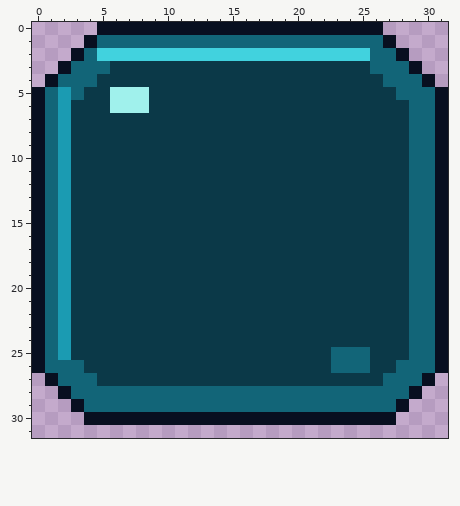
Edited in one commit: pixel-art file (tools/assets/m8/cleaned/ui-button.aseprite). Above is the file before it was changed.
32x32 pixels, 1 frame.
The same view after the edit:
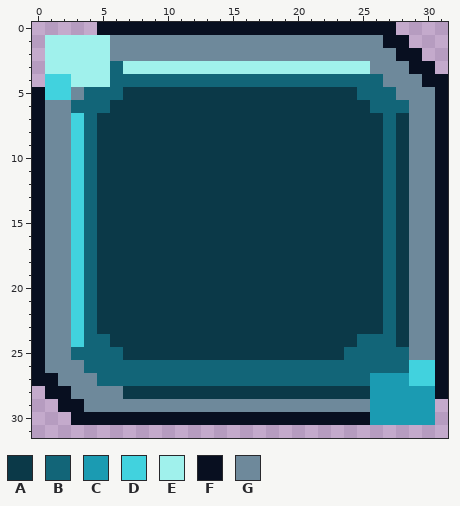
Palette (. is transparent): A #0b3948  B #126578  C #1b9bb2  D #41d2de  E #a0f1ec  F #080f20  G #6e899b
Difference:
Changed rows in their new state; - is an unchanged pixel.
first column x 0:
 0 ---------------------------F----
 1 -EEEEEGGGGGGGGGGGGGGGGGGGGG-F---
 2 -EEEEEGGGGGGGGGGGGGGGGGGGGGG-F--
 3 -EEEEEBEEEEEEEEEEEEEEEEEEEGGG-F-
 4 -DDEEEBBBBBBBBBBBBBBBBBBBBBGGG-F
 5 -DDGBBBAA----------------BBBGGG-
 6 -GGBBBAAA-----------------BBBGG-
 7 -GGDB----------------------B-GG-
 8 -GGDB----------------------B-GG-
 9 -GGDB----------------------B-GG-
10 -GGDB----------------------B-GG-
11 -GGDB----------------------B-GG-
12 -GGDB----------------------B-GG-
13 -GGDB----------------------B-GG-
14 -GGDB----------------------B-GG-
15 -GGDB----------------------B-GG-
16 -GGDB----------------------B-GG-
17 -GGDB----------------------B-GG-
18 -GGDB----------------------B-GG-
19 -GGDB----------------------B-GG-
20 -GGDB----------------------B-GG-
21 -GGDB----------------------B-GG-
22 -GGDB----------------------B-GG-
23 -GGDB----------------------B-GG-
24 -GGDBB-------------------BBB-GG-
25 -GGBBBB----------------A--BBBGG-
26 -GGGBBBBBBBBBBBBBBBBBBB---BB-DD-
27 F-GGGBBBBBBBBBBBBBBBBBBBBBCCCDDF
28 -F-GGGGAAAAAAAAAAAAAAAAAAACCCCCF
29 --F-GGGGGGGGGGGGGGGGGGGGGGCCCCC-
30 ---F----------------------CCCCC-
Boxes around the changes in both pictures, in picture pixels (x1, y1, x2, y2):
changed: (32, 22, 448, 425)
